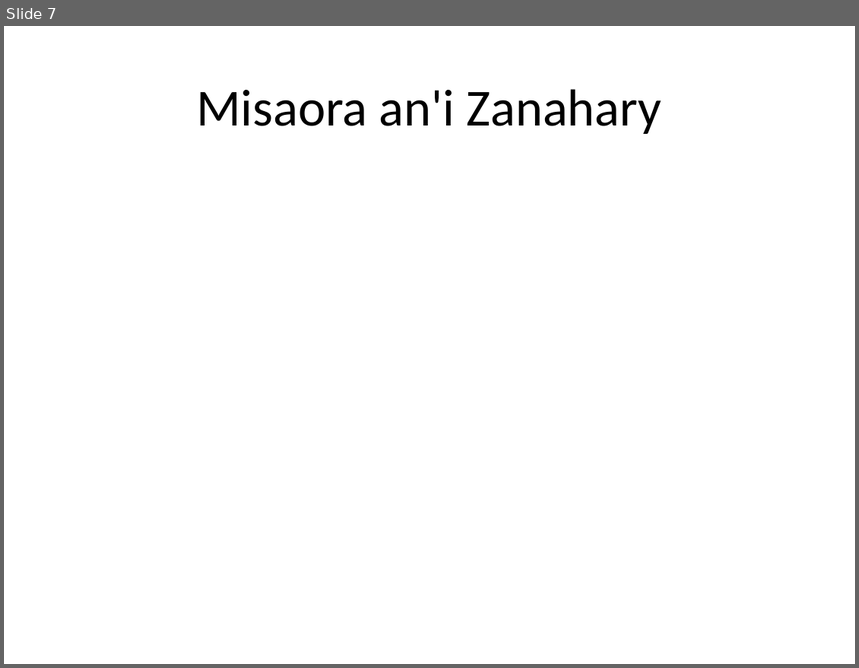
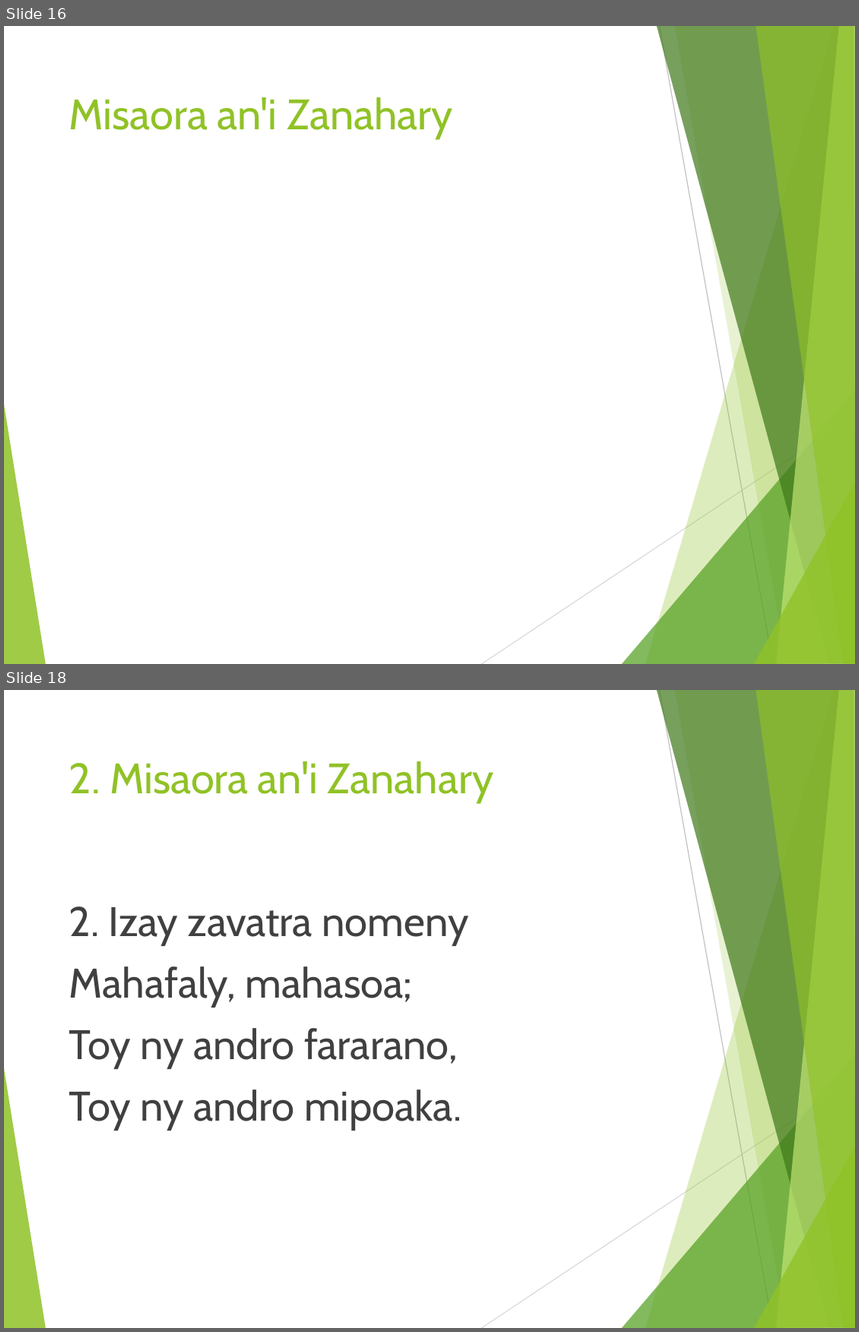
Before and after one commit to jojoX94/Powerpoint-cli--Python, a slide deck: chants.pptx. Shown one above the other, each under a label of ours: slide 7 before the commit, slides 16 and 18 after it; the slides between them are not shown. The pictures are 859x668 and 859x1332 pixels, drawn with LibreOffice and Linux fonts; fonts in the diff are those of the drawing. Boxes give left, top, right and bottom in pixels: in the first picture for what was removed or moved away, otherwise in the second. Text is boxed around its words. In the diff, an @@ line names an element or a change of style, - is before the commit and + after.

Commit message:
Apply default theme in powerpoint  to presentation

```diff
--- a/chants.pptx
+++ b/chants.pptx
@@ slide 18 added at [4, 690, 855, 1328], background #FFFFFF; not listed: 10 template elements that a slide beside it also shows @@
@@ title added at [69, 761, 494, 802], 36 pt, text #90C226 @@
+2. Misaora an'i Zanahary
@@ text added at [69, 907, 468, 1130], 35 pt, text #404040 @@
+2. Izay zavatra nomeny
+Mahafaly, mahasoa;
+Toy ny andro fararano,
+Toy ny andro mipoaka.
@@ what was slide 7 is now slide 16 @@
@@ slide 16 changed as well @@
@@ title "Misaora an'i Zanahary": place and size @@
-title "Misaora an'i Zanahary" at [196, 89, 662, 134]
+title "Misaora an'i Zanahary" at [69, 97, 453, 138]
@@ title "Misaora an'i Zanahary" at [69, 97, 453, 138]: size 44 to 36 pt, font Calibri to Cabin, text colour #000000 to #90C226; alignment centre to left; vertical alignment middle to top @@
@@ group added at [4, 26, 855, 664]: 8 freeform shapes, 2 lines @@
```
Also in this commit, not shown: 13 other slides changed, 22 other slides added, 3 other files.
